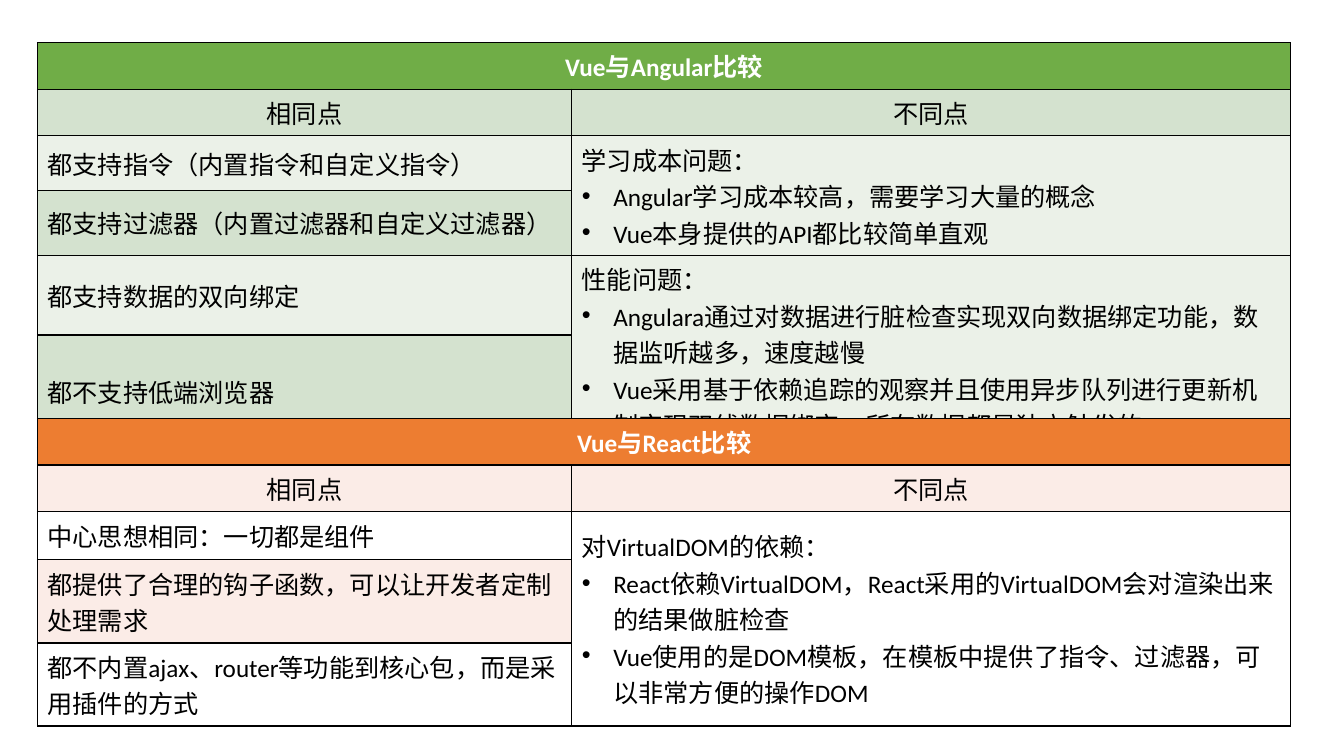
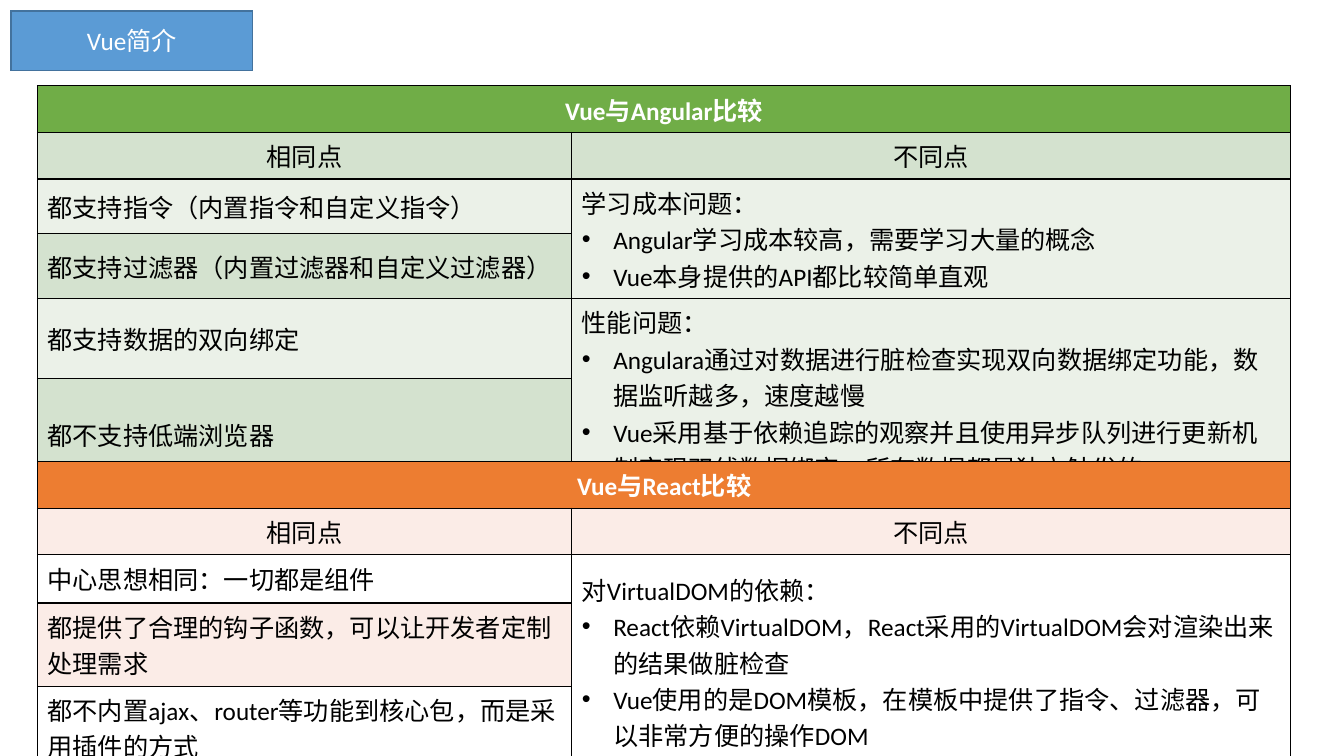
Before and after one commit to BinMarshall/studing, a slide deck: slide 9 of Vue/vue.pptx. Drawn at 1344x756 pixels with LibreOffice and Linux fonts; fonts in the diff are those of the drawing. Boxes give left, top, right and bottom in pixels: in the first picture for what was removed or moved away, otherwise in the second. Text is boxed around its words. In the diff, an @@ line names an element or a change of style, - is before the commit and + after.

```diff
--- a/Vue/vue.pptx
+++ b/Vue/vue.pptx
@@ rectangle added at (11,11,253,71), fill #5B9BD5, outline #43739E 1 pt, 18 pt, text #FFFFFF @@
+Vue简介
@@ table: place and size @@
-table at (37,42,1291,445)
+table at (37,86,1291,489)
@@ table: place and size @@
-table at (37,418,1291,719)
+table at (37,462,1291,751)
```
Also in this commit, not shown: 7 other slides changed, 1 slide added, 3 other files.
